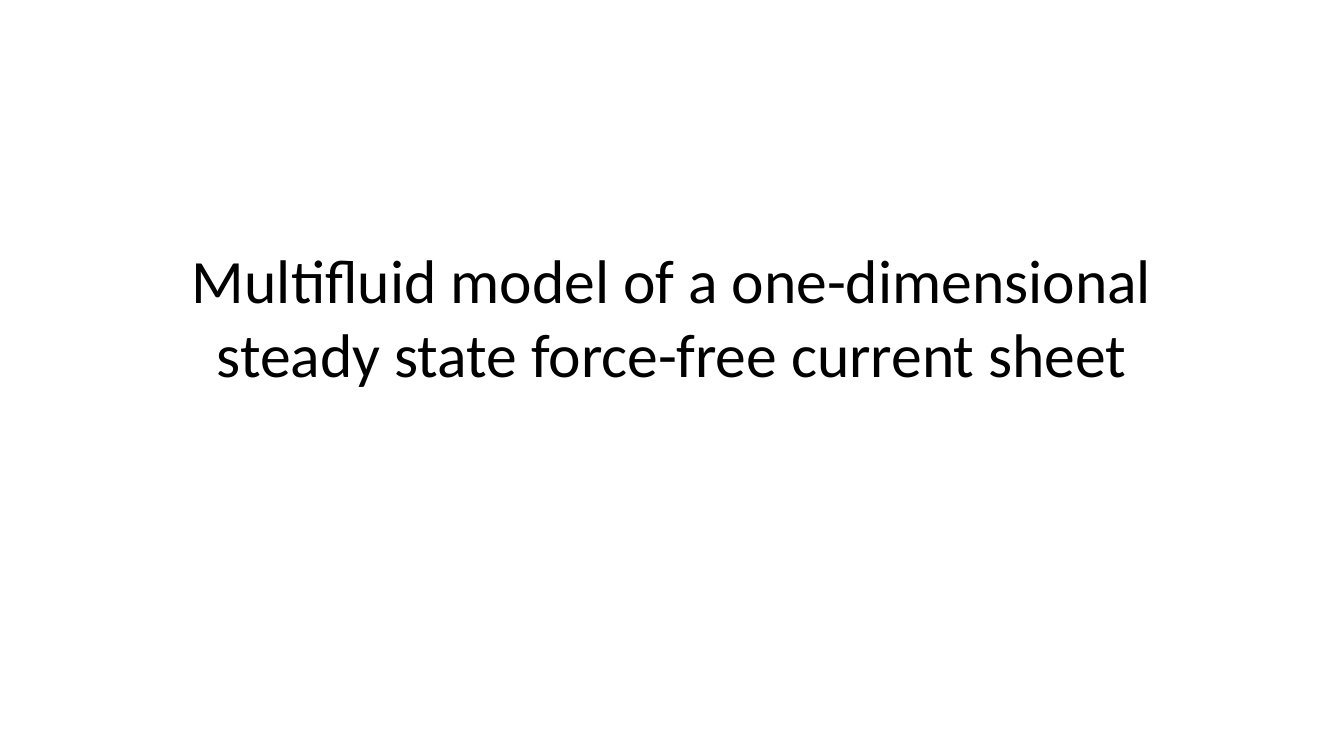
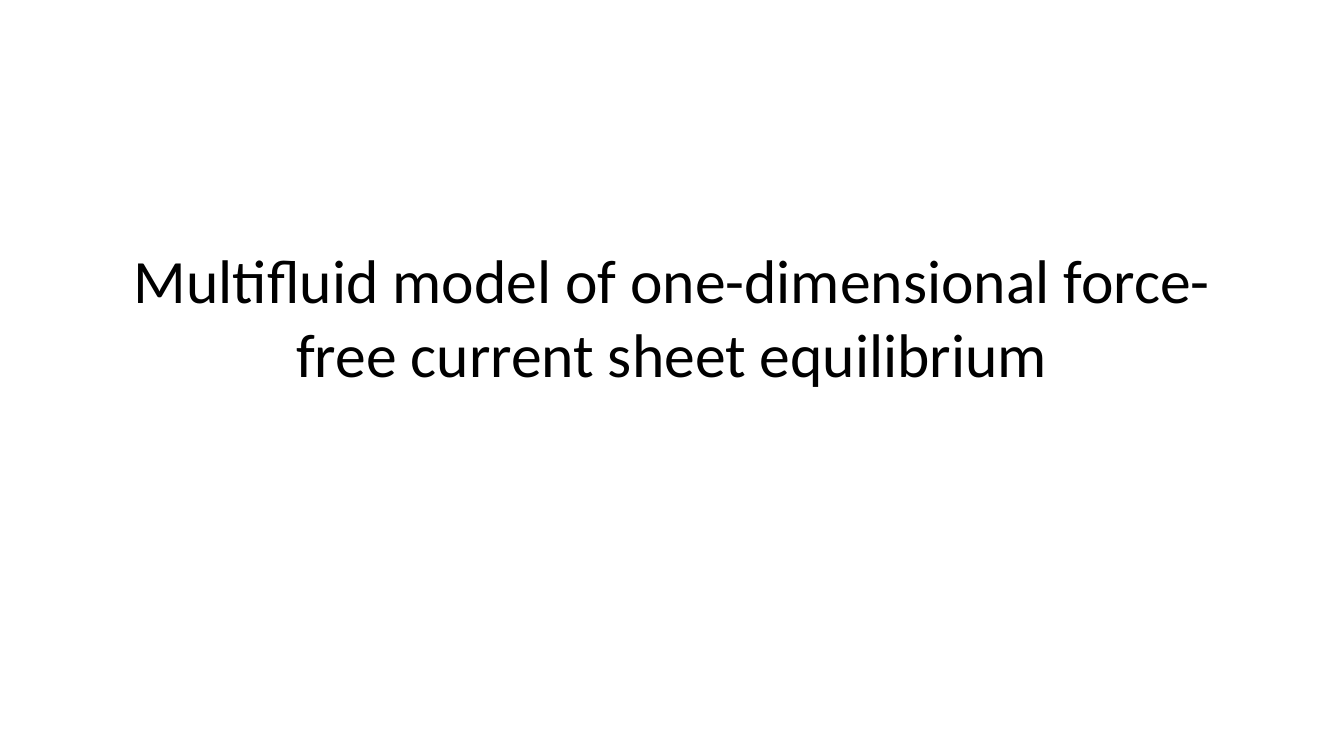
Before and after one commit to Beforerr/cs_theory, a slide deck: slide 1 of presentations/index.pptx. Drawn at 1344x756 pixels with LibreOffice and Linux fonts; fonts in the diff are those of the drawing. Boxes give left, top, right and bottom in pixels: in the first picture for what was removed or moved away, otherwise in the second. Text is boxed around its words. In the diff, an @@ line names an element or a change of style, - is before the commit and + after.

```diff
--- a/presentations/index.pptx
+++ b/presentations/index.pptx
@@ title at (134,260,1210,387): text changed @@
-Multifluid model of a one-dimensional steady state force-free current sheet
+Multifluid model of one-dimensional force-free current sheet equilibrium
```
Also in this commit, not shown: 5 other slides changed, 21 slides added, 4 slides removed, 4 other files.
